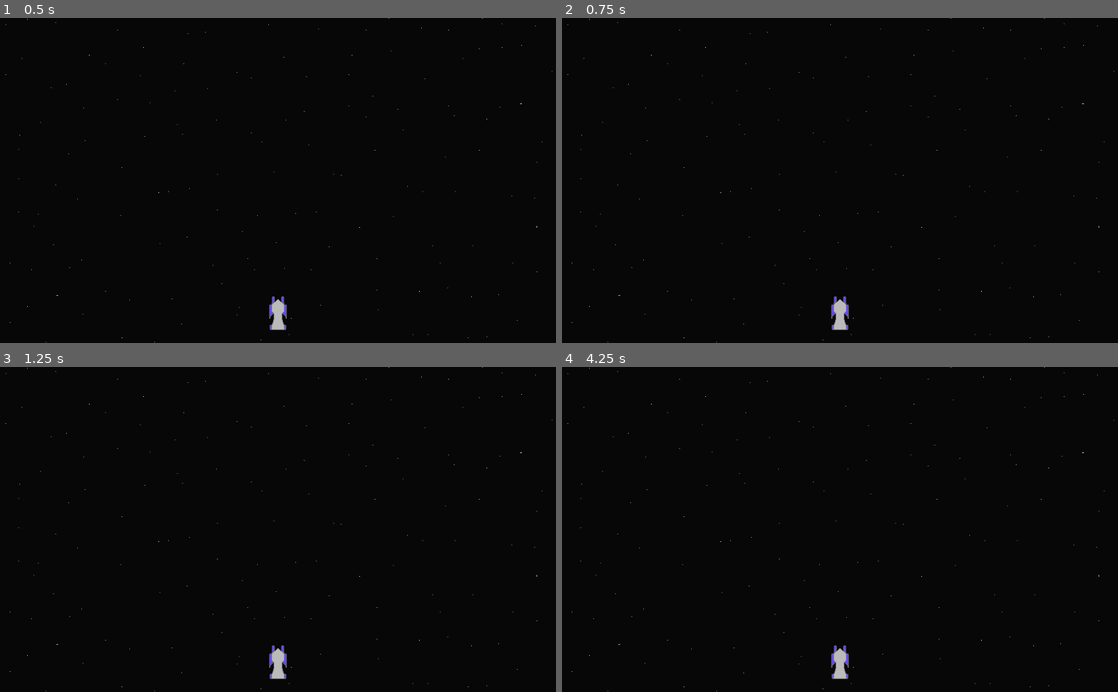
Above: before the commit, frames 1-4 (two rows, left to right).
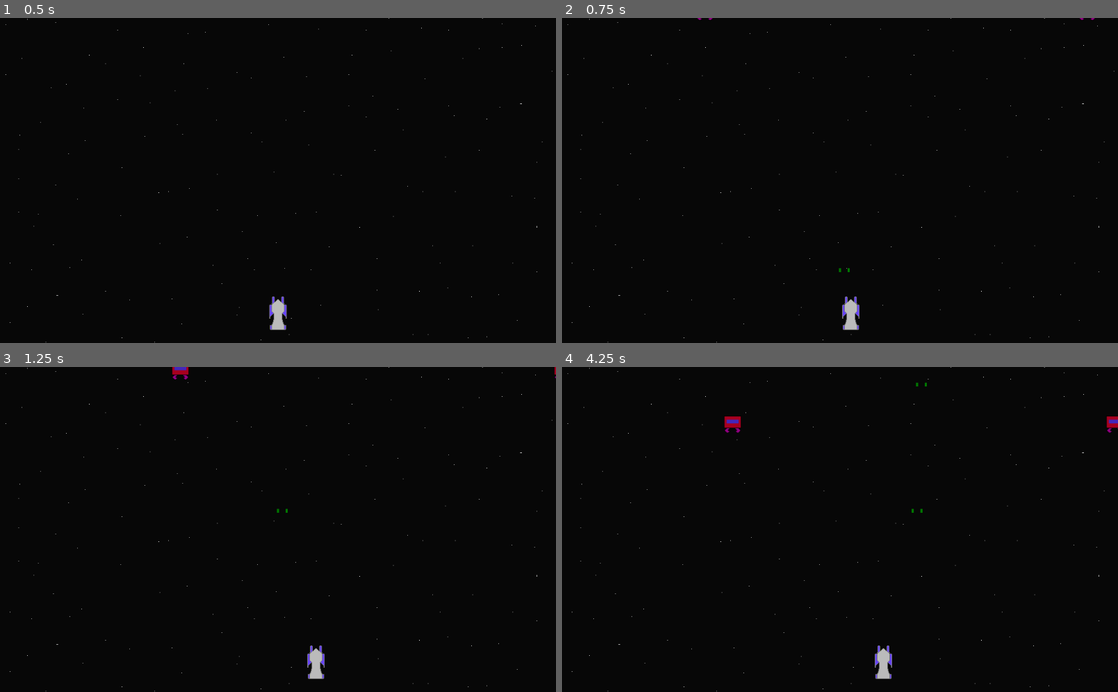
Above: after the commit, the same moments.

Repository: enigmanark/GoVaders
Game: Godot game, scene res://Game/level1.tscn
Two runs of this game, one before a commit and one after it. Both use one fixed random seed, a clock stepped at 60 frames per second and the inputs below. Before the commit the project has no main scene; this scene is started directly in both runs.
Inputs:
- Up to frame 1 (0.5 s): no input
- Up to frame 2 (0.75 s): tap Enter at 0.5 s; hold D (right) from 0.53 s (still down); tap Space (fire) at 0.6 s
- Up to frame 3 (1.25 s): keep holding D (right)
- Up to frame 4 (4.25 s): release D (right) at 1.28 s; hold S (down) 1.28-2.03 s; tap Space (fire) every 0.75 s from 1.35 to 3.6 s; hold D (right) 2.03-2.78 s; hold W (up) 2.78-3.53 s; hold A (left) from 3.53 s (still down)

Frame 1 is identical in both runs. In frame 2, 0.5% of the frame differs, in the area x 24-96%, y 0-97%; in frame 3, 0.6%; in frame 4, 0.8%, in the area x 29-100%, y 4-97%.
Error before the commit: Parse Error: Can't preload resource at path: res://laser_green.tscn (res://Game/Player.gd:5)

Commit message:
Learned some stuff and added enemies

Diff:
--- /dev/null
+++ b/Game/Alien.gd
@@ -0,0 +1,14 @@
+extends Node2D
+
+func _ready():
+	get_node("Path2D/PathFollow2D/AnimationPlayer").play("alien_follow_path")
+
+func _process(delta):
+	pass
+
+func _on_Area2D_area_entered( area ):
+	if(area.get_parent().is_in_group("PlayerFire")):
+		queue_free()
+
+func _on_VisibilityNotifier2D_viewport_exited( viewport ):
+	queue_free()
--- a/Game/Laser.gd
+++ b/Game/Laser.gd
@@ -10,7 +10,6 @@
 	var velocity = Vector2()
 	velocity = (direction * speed) * delta
 	position += velocity
-	print(position)
 
 func _on_VisibilityNotifier2D_viewport_exited( viewport ):
 	self.queue_free()
--- a/Game/Player.gd
+++ b/Game/Player.gd
@@ -2,7 +2,7 @@
 
 export (NodePath) var world_node_path
 export (int) var speed
-onready var greenLaser = preload("res://laser_green.tscn")
+onready var greenLaser = preload("res://Game/laser_green.tscn")
 
 func _ready():
 	pass
--- a/Game/Player.tscn
+++ b/Game/Player.tscn
@@ -3,13 +3,11 @@
 [ext_resource path="res://Game/Player.gd" type="Script" id=1]
 [ext_resource path="res://Art/playership.png" type="Texture" id=2]
 
-
-
 [node name="Player" type="Node2D"]
 
 script = ExtResource( 1 )
 world_node_path = null
-speed = 40
+speed = null
 
 [node name="Area2D" type="Area2D" parent="." index="0"]
 
--- /dev/null
+++ b/Game/alien.tscn
@@ -0,0 +1,114 @@
+[gd_scene load_steps=5 format=2]
+
+[ext_resource path="res://Game/Alien.gd" type="Script" id=1]
+[ext_resource path="res://alien.png" type="Texture" id=2]
+
+[sub_resource type="Curve2D" id=1]
+
+bake_interval = 5.0
+_data = {
+"points": PoolVector2Array( 0, 0, 0, 0, 16.2247, 8.15751, 0, 0, 0, 0, 392.102, 112.51, 0, 0, 0, 0, -284.562, 239.644, 0, 0, 0, 0, 398.217, 370.879, 0, 0, 0, 0, -276.409, 454.951, 0, 0, 0, 0, -1.25972, 551.327, 0, 0, 0, 0, -5.33599, 680.511 )
+}
+
+[sub_resource type="Animation" id=2]
+
+resource_name = "alien_follow_path"
+length = 20.0
+loop = false
+step = 0.1
+tracks/0/type = "value"
+tracks/0/path = NodePath(".:unit_offset")
+tracks/0/interp = 1
+tracks/0/loop_wrap = true
+tracks/0/imported = false
+tracks/0/enabled = true
+tracks/0/keys = {
+"times": PoolRealArray( 0, 20 ),
+"transitions": PoolRealArray( 1, 1 ),
+"update": 0,
+"values": [ 0.0, 1.0 ]
+}
+
+[node name="alien" type="Node2D" groups=[
+"Enemies",
+]]
+
+script = ExtResource( 1 )
+_sections_unfolded = [ "Transform" ]
+__meta__ = {
+"_edit_group_": true
+}
+
+[node name="Path2D" type="Path2D" parent="." index="0"]
+
+position = Vector2( -32, 0 )
+curve = SubResource( 1 )
+_sections_unfolded = [ "Transform" ]
+__meta__ = {
+"_edit_group_": true
+}
+
+[node name="PathFollow2D" type="PathFollow2D" parent="Path2D" index="0"]
+
+position = Vector2( 16.2247, 8.15751 )
+offset = 2854.46
+h_offset = 0.0
+v_offset = 0.0
+rotate = false
+cubic_interp = true
+loop = true
+lookahead = 4.0
+_sections_unfolded = [ "Transform" ]
+
+[node name="Area2D" type="Area2D" parent="Path2D/PathFollow2D" index="0"]
+
+input_pickable = true
+gravity_vec = Vector2( 0, 1 )
+gravity = 98.0
+linear_damp = 0.1
+angular_damp = 1.0
+audio_bus_override = false
+audio_bus_name = "Master"
+_sections_unfolded = [ "Transform" ]
+__meta__ = {
+"_edit_group_": true
+}
+
+[node name="CollisionPolygon2D" type="CollisionPolygon2D" parent="Path2D/PathFollow2D/Area2D" index="0"]
+
+build_mode = 0
+polygon = PoolVector2Array( 0, -32, 32, -32, 32, 0, 0, 0, 0, -32 )
+_sections_unfolded = [ "Transform" ]
+__meta__ = {
+"_edit_group_": true
+}
+
+[node name="alien" type="Sprite" parent="Path2D/PathFollow2D/Area2D" index="1"]
+
+position = Vector2( 0, -32 )
+texture = ExtResource( 2 )
+centered = false
+_sections_unfolded = [ "Offset", "Transform" ]
+__meta__ = {
+"_edit_group_": true
+}
+
+[node name="AnimationPlayer" type="AnimationPlayer" parent="Path2D/PathFollow2D" index="1"]
+
+root_node = NodePath("..")
+autoplay = ""
+playback_process_mode = 1
+playback_default_blend_time = 0.0
+playback_speed = 1.0
+anims/alien_follow_path = SubResource( 2 )
+blend_times = [  ]
+
+[node name="VisibilityNotifier2D" type="VisibilityNotifier2D" parent="." index="1"]
+
+position = Vector2( 0.397217, -6.35543 )
+scale = Vector2( 1.80733, 1.79755 )
+rect = Rect2( -10, -10, 20, 20 )
+
+[connection signal="area_entered" from="Path2D/PathFollow2D/Area2D" to="." method="_on_Area2D_area_entered"]
+
+[connection signal="viewport_exited" from="VisibilityNotifier2D" to="." method="_on_VisibilityNotifier2D_viewport_exited"]
--- a/Game/laser_green.tscn
+++ b/Game/laser_green.tscn
@@ -3,9 +3,9 @@
 [ext_resource path="res://Game/Laser.gd" type="Script" id=1]
 [ext_resource path="res://Art/green_laser.png" type="Texture" id=2]
 
-
-
-[node name="Laser" type="Node2D" index="0"]
+[node name="Laser" type="Node2D" groups=[
+"PlayerFire",
+]]
 
 script = ExtResource( 1 )
 
--- a/Game/level1.tscn
+++ b/Game/level1.tscn
@@ -1,7 +1,8 @@
-[gd_scene load_steps=3 format=2]
+[gd_scene load_steps=4 format=2]
 
 [ext_resource path="res://Art/star_background1.png" type="Texture" id=1]
 [ext_resource path="res://Game/Player.tscn" type="PackedScene" id=2]
+[ext_resource path="res://Game/alien.tscn" type="PackedScene" id=3]
 
 [node name="Node2D" type="Node2D" index="0"]
 
@@ -21,6 +22,7 @@
 
 [node name="ParallaxLayer" type="ParallaxLayer" parent="ParallaxBackground" index="0"]
 
+editor/display_folded = true
 motion_scale = Vector2( 1, 1 )
 motion_offset = Vector2( 0, 0 )
 motion_mirroring = Vector2( 0, 0 )
@@ -35,3 +37,13 @@
 [node name="Player" parent="." index="1" instance=ExtResource( 2 )]
 
 position = Vector2( 512, 544 )
+world_node_path = NodePath("..")
+speed = 100
+
+[node name="alien2" parent="." index="2" instance=ExtResource( 3 )]
+
+position = Vector2( 864, -32 )
+
+[node name="alien" parent="." index="3" instance=ExtResource( 3 )]
+
+position = Vector2( 160, -32 )
--- a/project.godot
+++ b/project.godot
@@ -11,7 +11,7 @@
 [application]
 
 config/name="GoVaders"
-run/main_scene="res://level1.tscn"
+run/main_scene="res://Game/level1.tscn"
 config/icon="res://icon.png"
 
 [input]
Binary file added: alien.png
Not shown, added: alien.png.import
